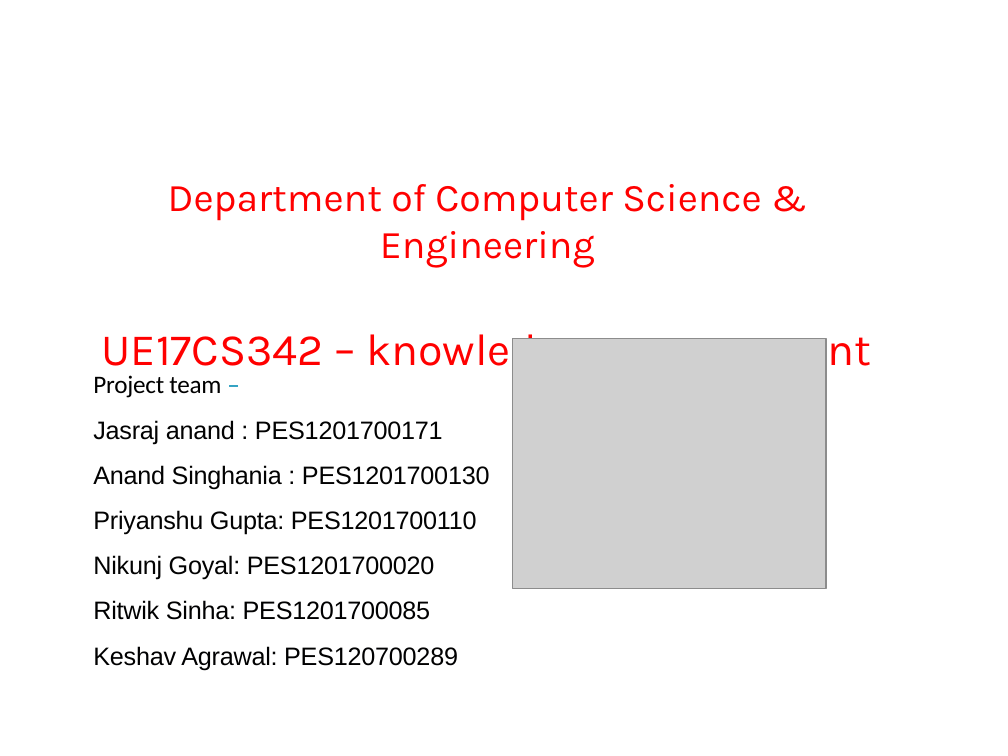
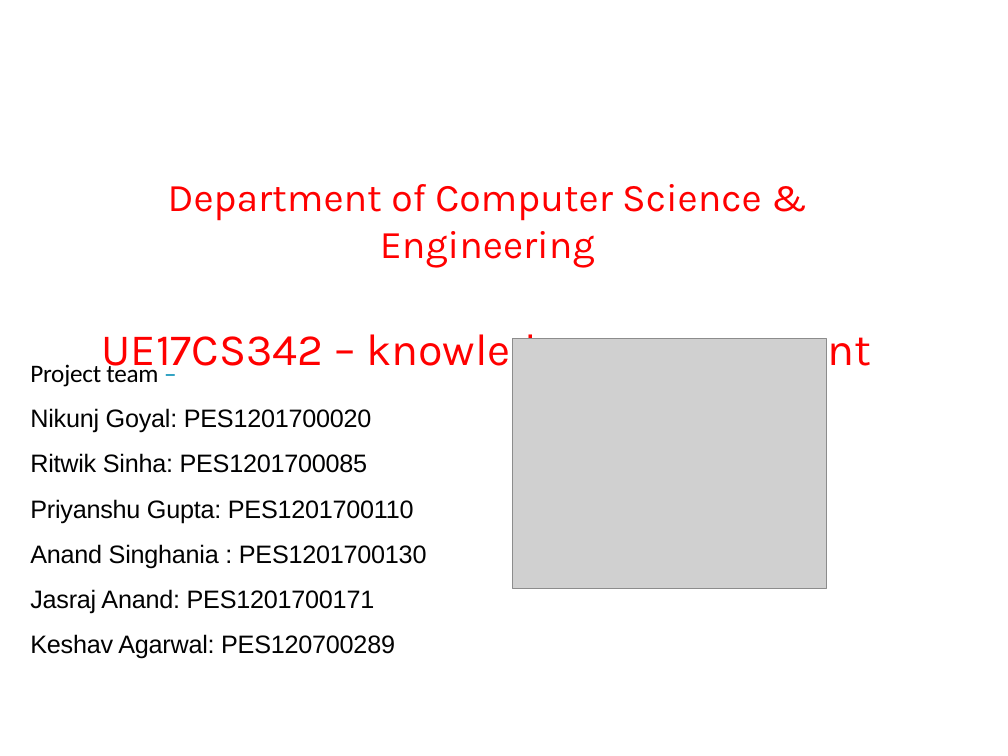
Before and after one commit to asinghania71/KM_PROJECT, a slide deck: slide 1 of kmppt.pptx. Drawn at 1008x756 pixels with LibreOffice and Linux fonts; fonts in the diff are those of the drawing; grey boxes stand for pictures; background and template pictures are left out. Boxes give left, top, right and bottom in pixels: in the first picture for what was removed or moved away, otherwise in the second. Text is boxed around its words. In the diff, an @@ line names an element or a change of style, - is before the commit and + after.

```diff
--- a/kmppt.pptx
+++ b/kmppt.pptx
@@ text "Project team –": place and size @@
-text "Project team –" at <box>93,375,490,670</box>
+text "Project team –" at <box>30,362,427,659</box>
@@ text at <box>93,420,490,535</box>: paragraphs removed @@
-Jasraj anand : PES1201700171
-Anand Singhania : PES1201700130
-Priyanshu Gupta: PES1201700110
@@ text at <box>30,499,427,659</box>: text changed; text colour #000001 to #020202 @@
-Keshav Agrawal: PES120700289
+Priyanshu Gupta: PES1201700110
+Anand Singhania : PES1201700130
+Jasraj Anand: PES1201700171
+Keshav Agarwal: PES120700289
```
Also in this commit, not shown: 8 other slides changed, 1 other file.
